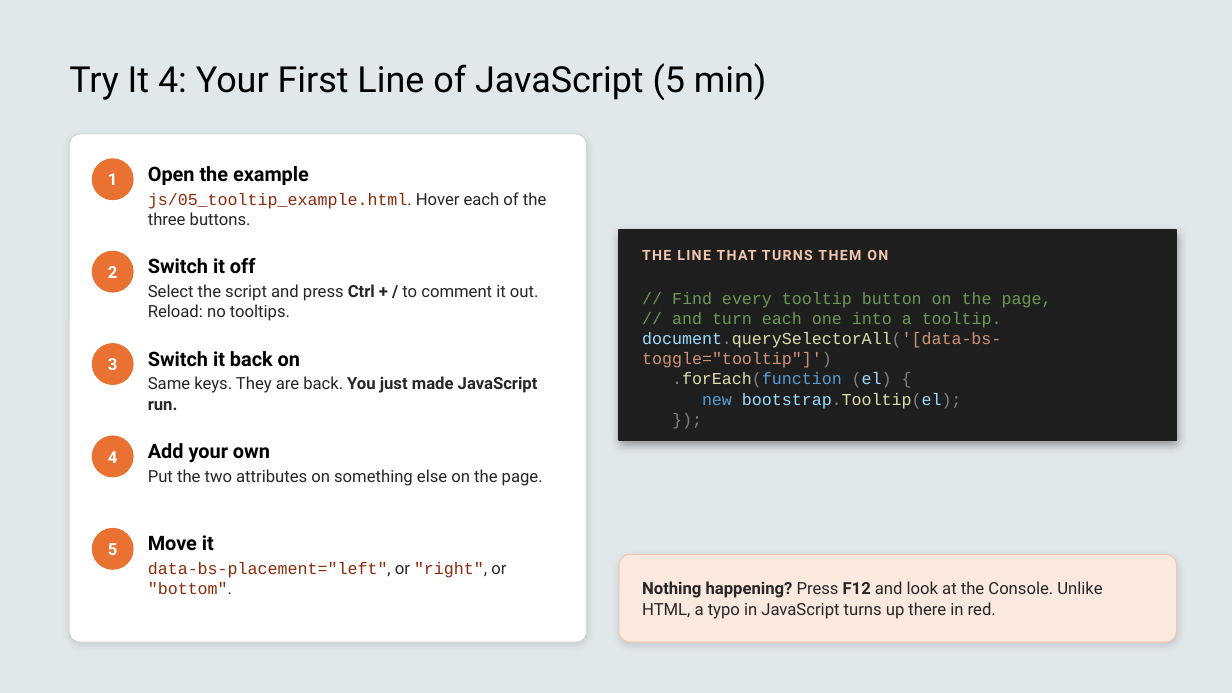
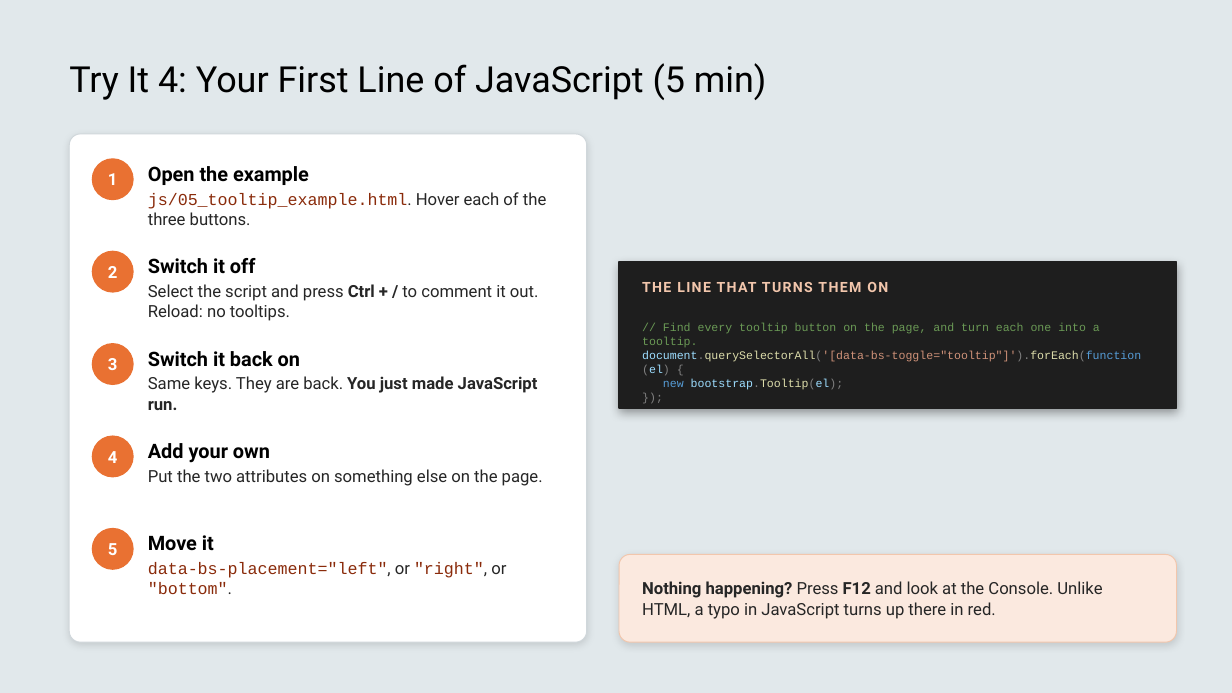
Before and after one commit to x97gfq/WEBD1000_Fall2026, a slide deck: slide 31 of 11_Customizing_Bootstrap_Tailwind/Customizing_Bootstrap_Tailwind.pptx. Drawn at 1232x693 pixels with LibreOffice and Linux fonts; fonts in the diff are those of the drawing. Boxes give left, top, right and bottom in pixels: in the first picture for what was removed or moved away, otherwise in the second. Text is boxed around its words. In the diff, an @@ line names an element or a change of style, - is before the commit and + after.

```diff
--- a/11_Customizing_Bootstrap_Tailwind/Customizing_Bootstrap_Tailwind.pptx
+++ b/11_Customizing_Bootstrap_Tailwind/Customizing_Bootstrap_Tailwind.pptx
@@ rectangle: place and size @@
-rectangle at [619, 230, 1177, 440]
+rectangle at [619, 262, 1177, 408]
@@ text "THE LINE THAT TURNS THEM ...": place and size @@
-text "THE LINE THAT TURNS THEM ..." at [642, 250, 888, 260]
+text "THE LINE THAT TURNS THEM ..." at [642, 282, 888, 292]
@@ text at [642, 323, 1141, 375]: text changed; size 13 to 9 pt @@
-// Find every tooltip button on the page,
-// and turn each one into a tooltip.
-document.querySelectorAll('[data-bs-toggle="tooltip"]')
-.forEach(function (el) {
+// Find every tooltip button on the page, and turn each one into a tooltip.
+document.querySelectorAll('[data-bs-toggle="tooltip"]').forEach(function (el) {
@@ text "// Find every tooltip button ...": place and size @@
-text "// Find every tooltip button ..." at [642, 292, 1052, 409]
+text "// Find every tooltip button ..." at [642, 323, 1141, 390]
@@ text at [663, 379, 844, 390]: size 13 to 9 pt in "new bootstrap.Tooltip(el);", "});" @@
```
Also in this commit, not shown: 1 other slide changed, 1 other file.
